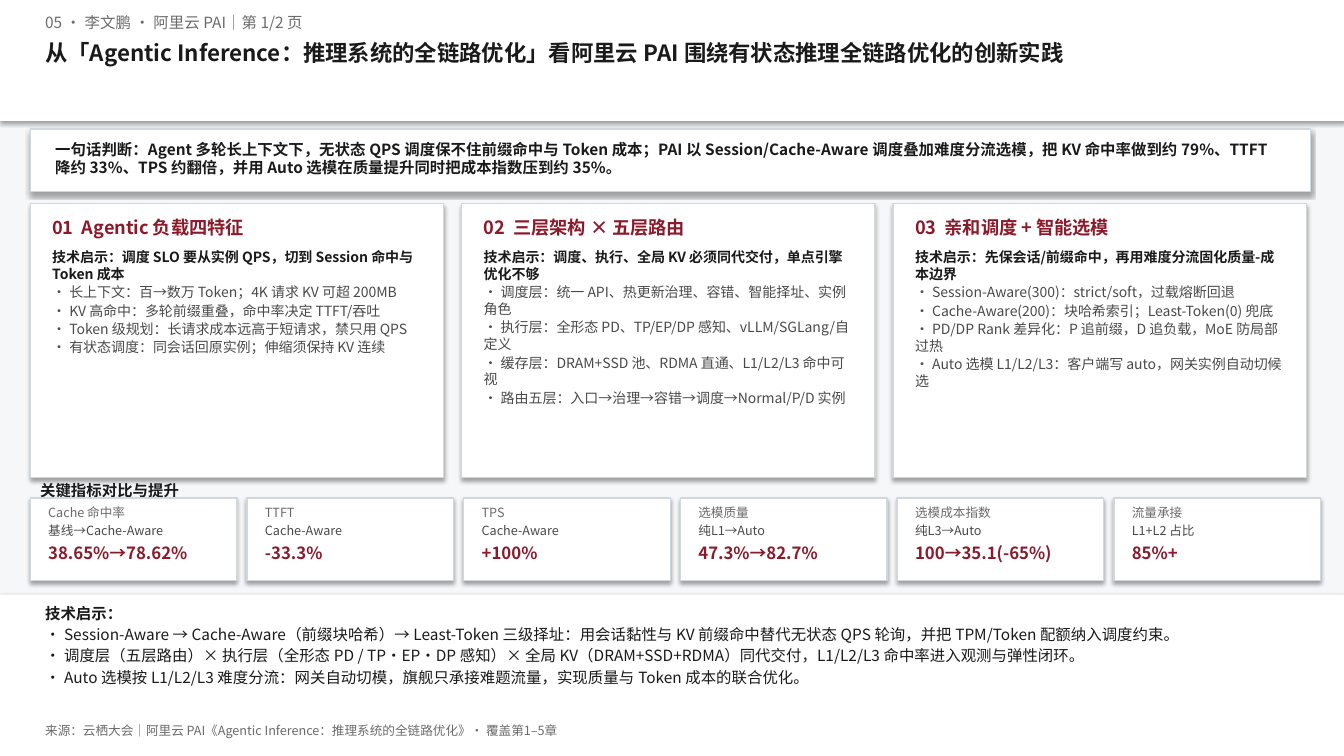
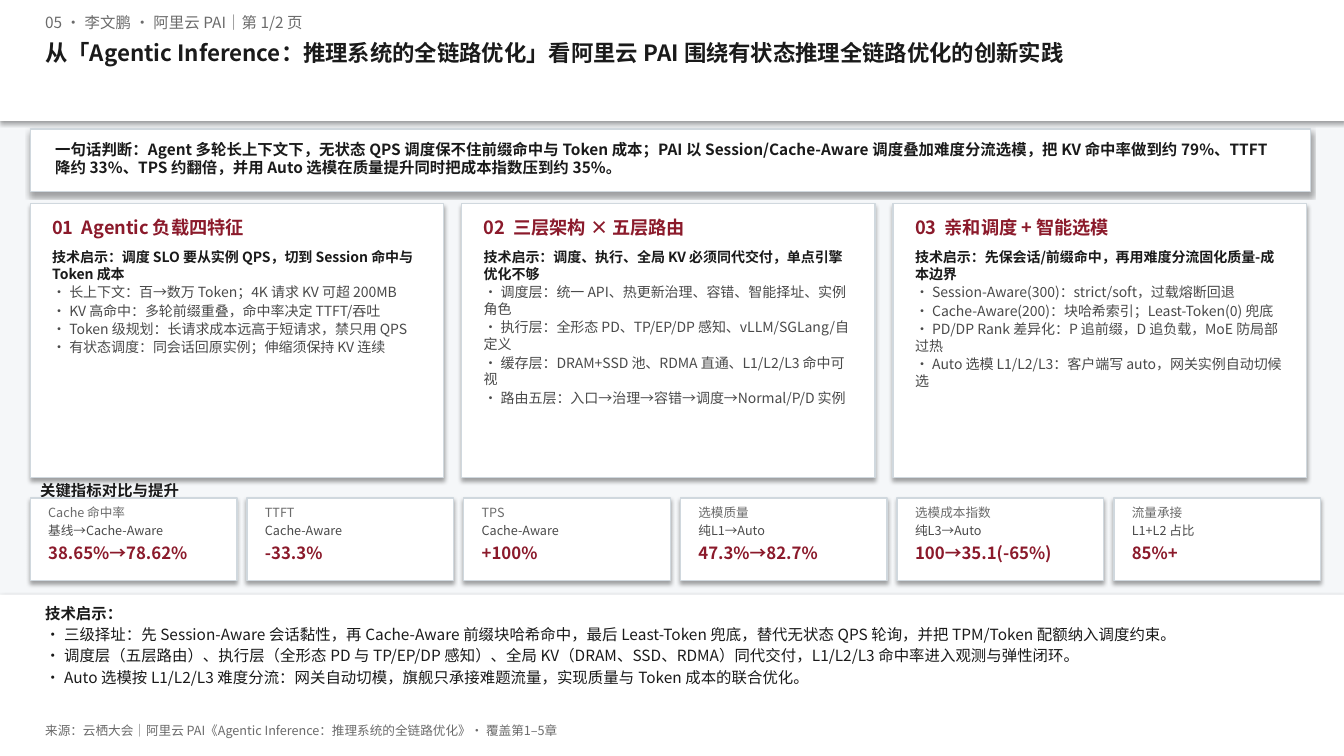
Before and after one commit to Annie-Summer/Kthena, a slide deck: slide 1 of yunqi-2026-pai-forum/docs/洞察一页-05-Agentic Inference：从议题看有状态推理全链路优化.pptx. Drawn at 1344x756 pixels with LibreOffice and Linux fonts; fonts in the diff are those of the drawing. Boxes give left, top, right and bottom in pixels: in the first picture for what was removed or moved away, otherwise in the second. Text is boxed around its words. In the diff, an @@ line names an element or a change of style, - is before the commit and + after.

```diff
--- a/yunqi-2026-pai-forum/docs/洞察一页-05-Agentic Inference：从议题看有状态推理全链路优化.pptx
+++ b/yunqi-2026-pai-forum/docs/洞察一页-05-Agentic Inference：从议题看有状态推理全链路优化.pptx
@@ text at (x1=64, y1=627, x2=1176, y2=664): text changed @@
-• Session-Aware → Cache-Aware（前缀块哈希）→ Least-Token 三级择址：用会话黏性与 KV 前缀命中替代无状态 QPS 轮询，并把 TPM/Token 配额纳入调度约束。
-• 调度层（五层路由）× 执行层（全形态 PD / TP·EP·DP 感知）× 全局 KV（DRAM+SSD+RDMA）同代交付，L1/L2/L3 命中率进入观测与弹性闭环。
+• 三级择址：先 Session-Aware 会话黏性，再 Cache-Aware 前缀块哈希命中，最后 Least-Token 兜底，替代无状态 QPS 轮询，并把 TPM/Token 配额纳入调度约束。
+• 调度层（五层路由）、执行层（全形态 PD 与 TP/EP/DP 感知）、全局 KV（DRAM、SSD、RDMA）同代交付，L1/L2/L3 命中率进入观测与弹性闭环。
```
Also in this commit, not shown: 1 other slide changed, 4 other files.
